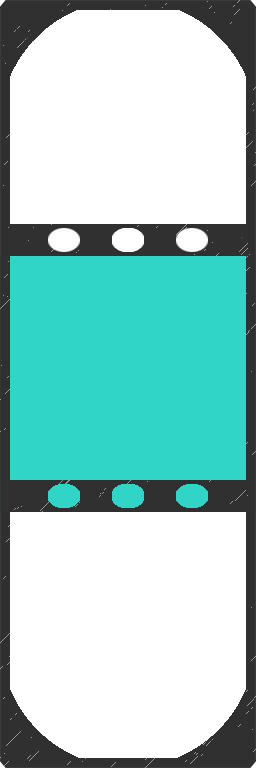
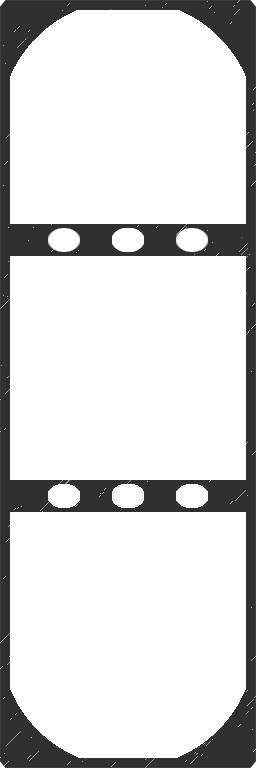
Comparing the layer stacks of the two w=256, h=768 images. Changes:
hid group "Fill" (1 layers) over 0, 256, 256, 512
